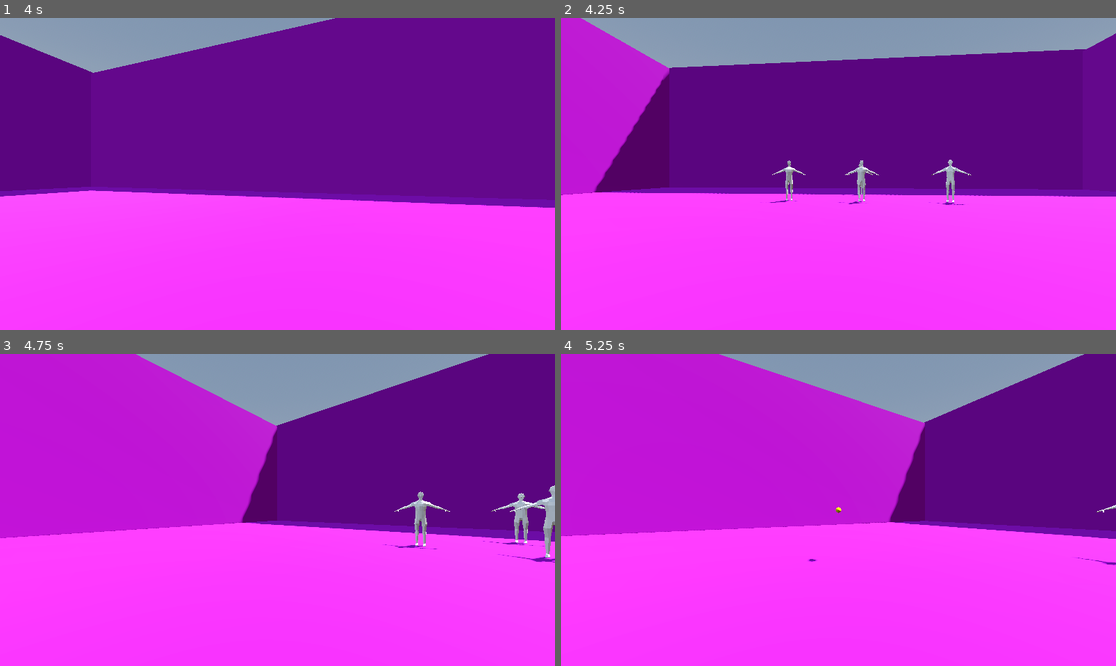
Above: before the commit, frames 1-4 (two rows, left to right).
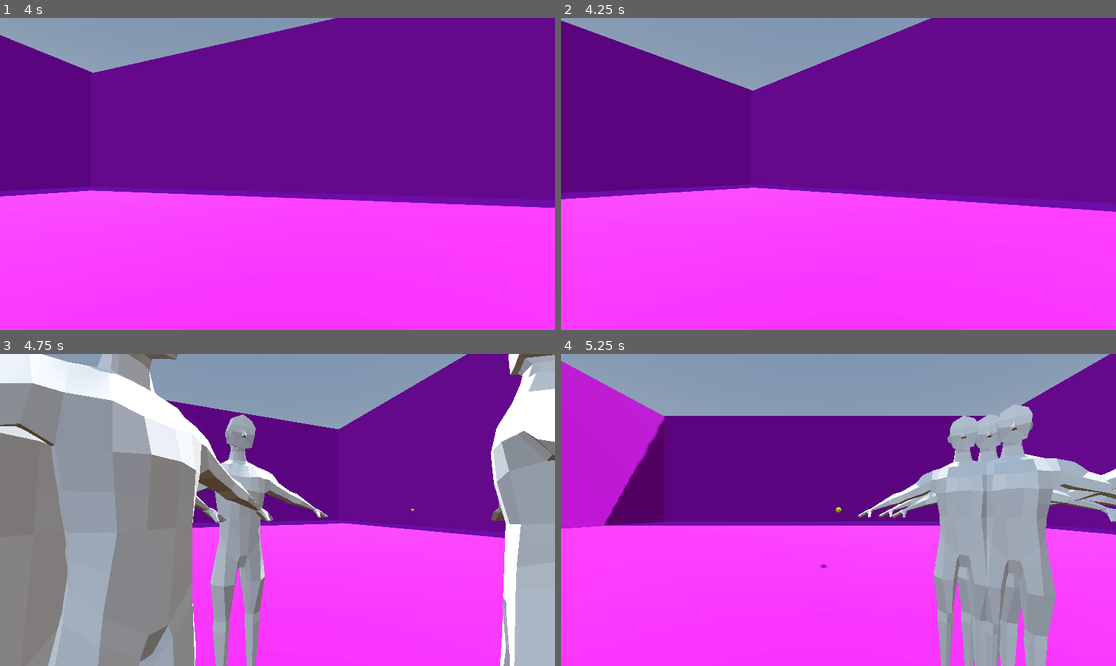
Above: after the commit, the same moments.

Repository: SeminixDev/pandora-boomer-shooter
Game: Godot game, scene res://World/world.tscn
The game is run twice, just before and just after one commit, with the same random seed, the same clock (stepped at 60 frames per second) and the same inputs.
Inputs:
- Up to frame 1 (4 s): tap Enter (ui_accept) at 0.5, 0.77, 1.52, 3.02, 3.77 s; hold Right (ui_right) 0.53-1.28 s; tap Z (shoot) every 0.75 s from 0.6 to 3.6 s; hold Down (ui_down) 1.28-2.03 s; hold Right (ui_right) 2.03-2.78 s; hold Up (ui_up) 2.78-3.53 s; hold Left (ui_left) from 3.53 s (still down)
- Up to frame 2 (4.25 s): keep holding Left (ui_left)
- Up to frame 3 (4.75 s): keep holding Left (ui_left); tap Z (shoot) at 4.35 s; tap Enter (ui_accept) at 4.52 s
- Up to frame 4 (5.25 s): release Left (ui_left) at 5.03 s; hold Down (ui_down) from 5.03 s (still down); tap Z (shoot) at 5.1 s

Frame 1 is identical in both runs. In frame 2, 19% of the frame differs, in the area x 0-100%, y 0-63%; in frame 3, 55%, in the area x 0-100%, y 0-100%; in frame 4, 45%.

Commit message:
Fixed bugs

Diff:
--- a/Enemy/enemy.gd
+++ b/Enemy/enemy.gd
@@ -32,6 +32,11 @@
 	if target:
 		move_toward_target()
 
+	# Return if player killed & scene was reloaded
+	if not is_inside_tree():
+		return
+
+	# Physics
 	move_and_slide()
 
 # --- Movement ---
--- a/Player/player.gd
+++ b/Player/player.gd
@@ -8,7 +8,7 @@
 
 @export_group("Stats")
 @export var max_health: int = 100
-var current_health: int
+var current_health: int = max_health
 
 @export_group("Dependencies")
 
@@ -71,5 +71,4 @@
 
 func die() -> void:
 	print_debug("Player died! Restarting level...")
-
 	get_tree().reload_current_scene()
